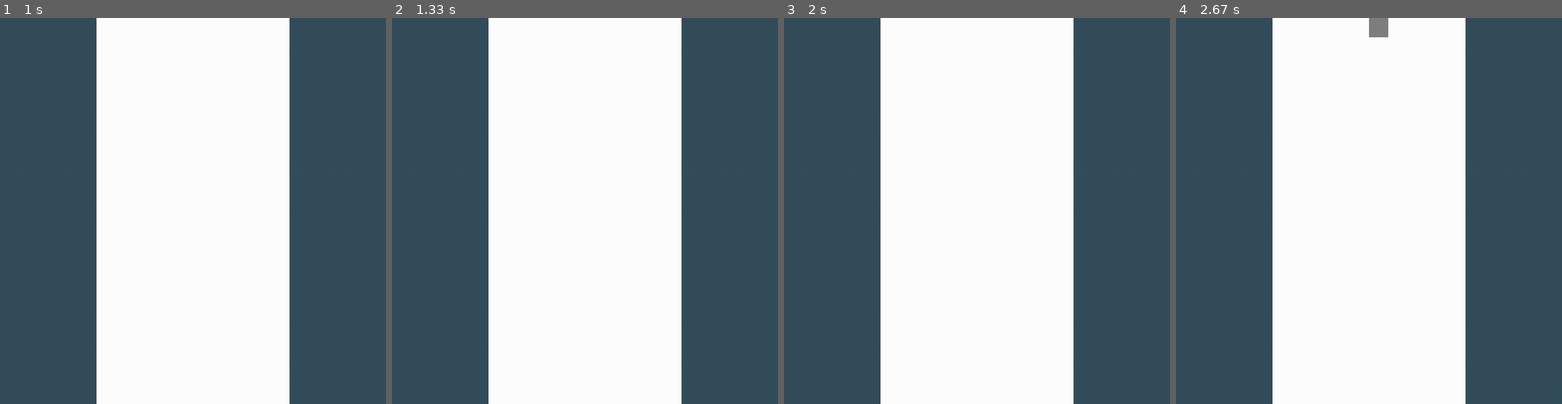
Above: before the commit, frames 1-4 (left to right).
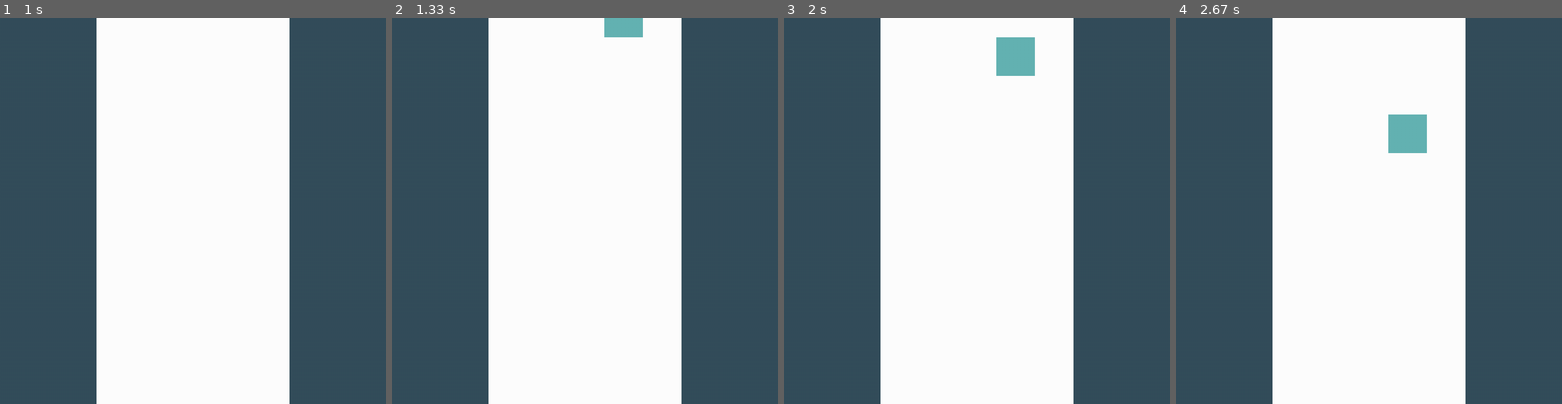
Above: after the commit, the same moments.

Repository: coolryan/TetrisGameWithPygame
Game: pygame game, started from src/main.py
Same seed, same stepped clock (60 frames per second), same inputs: the game is played once before the commit and once after it.
Inputs:
- Up to frame 1 (1 s): tap Space at 0.33 s; hold Right from 0.67 s (still down)
- Up to frame 2 (1.33 s): release Right at 1.13 s; hold Right from 1.17 s (still down)
- Up to frame 3 (2 s): release Right at 1.63 s; hold Left from 1.67 s (still down)
- Up to frame 4 (2.67 s): release Left at 2.2 s; hold Down 2.23-2.53 s; hold Left from 2.57 s (still down)

Frame 1 is identical in both runs. In frame 2, 0.5% of the frame differs, in the area x 55-65%, y 0-5%; in frame 3, 1.0%; in frame 4, 1.2%, in the area x 50-65%, y 0-35%.

Commit message:
Fix bug where shape never becomes inactive

Diff:
--- a/src/models/TetrisGame.py
+++ b/src/models/TetrisGame.py
@@ -80,7 +80,8 @@
                 return fig
 
     def canFall(self, fig: Figure):
-        if fig.getBottom() <= self.grid_height:
+        # Is the figure at the bottom of the grid
+        if fig.getBottom() >= self.grid_height -1:
             return False
         return True
 
@@ -108,9 +109,11 @@
                 fig.isActive = False
 
     def checkGameState(self):
-        for fig in self.figures:
-            if not self.canFall and fig.getTop() < 0:
+        # Check if any figure is at the top of the grid, if so gameover
+        for fig in self.figures:
+            if not self.canFall(fig) and fig.getTop() < 0:
                 self.state = GAMESTATE.GAMEOVER
+
 
     # clear method
     # Todo: Bug when row full, its clearing erase the wrong squares.
@@ -144,6 +147,7 @@
         self.updateGrid()
 
     def checkFloatingRows(self):
+        # Check which shapes can fall
         for y, row in enumerate(reversed(self.grid)):
             allEmpty = True
             for x, gridLocation in enumerate(row):
